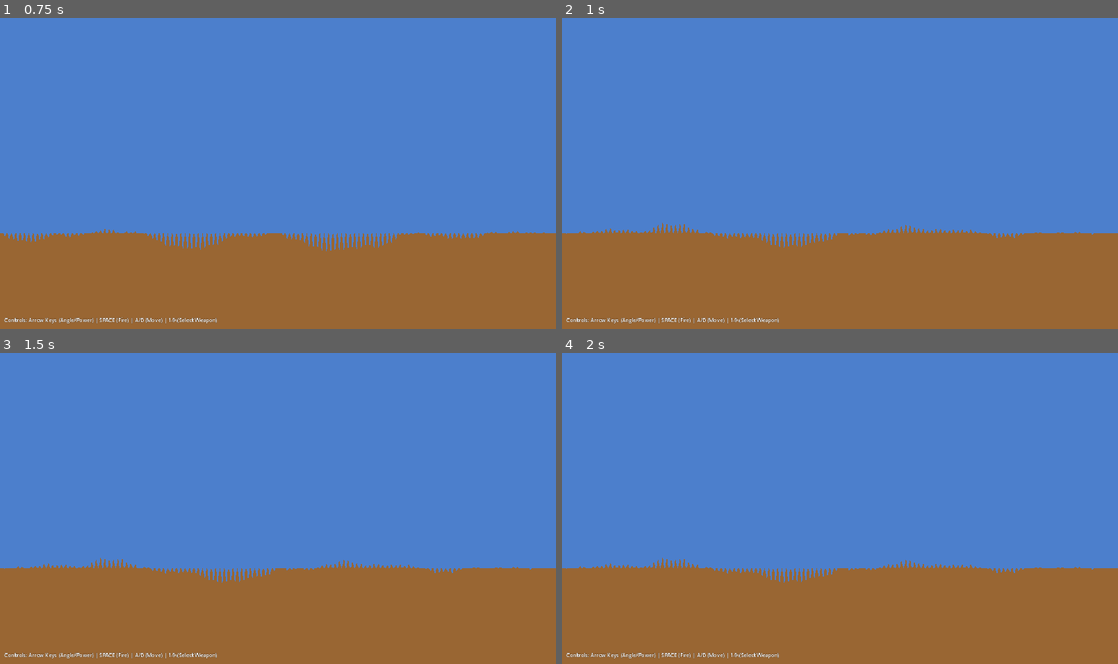
Above: before the commit, frames 1-4 (two rows, left to right).
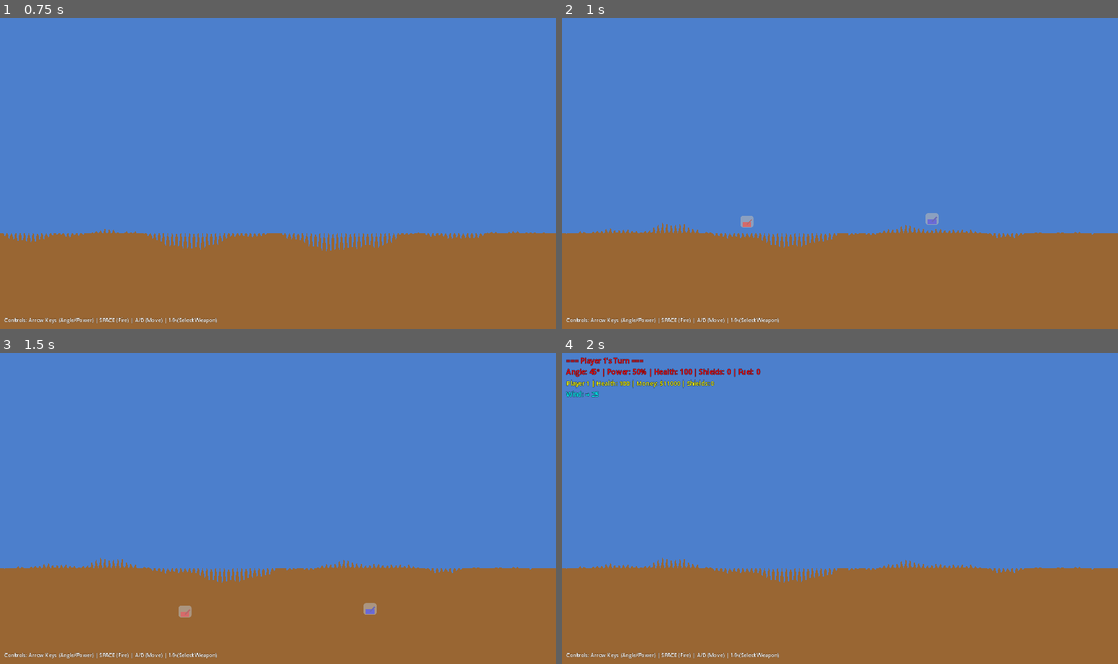
Above: after the commit, the same moments.

Repository: thamam/Games
Game: Godot game, scene res://scenes/Main.tscn
Two runs of this game, one before a commit and one after it. Both use one fixed random seed, a clock stepped at 60 frames per second and the inputs below.
Inputs:
- Up to frame 1 (0.75 s): tap Enter at 0.5 s; hold D (move_right) from 0.53 s (still down); tap Space (fire) at 0.6 s
- Up to frame 2 (1 s): keep holding D (move_right); tap Up (ui_up) at 0.77 s
- Up to frame 3 (1.5 s): keep holding D (move_right); tap Space (fire) at 1.35 s
- Up to frame 4 (2 s): keep holding D (move_right); tap Up (ui_up) at 1.52 s

Frame 1 is identical in both runs. In frame 2, 0.2% of the frame differs, in the area x 32-68%, y 62-68%; in frame 3, 0.2%; in frame 4, 1.0%, in the area x 0-36%, y 1-15%.
Error before the commit: Invalid type in function 'setup_new_game' in base 'Node (GameManager)'. The array of argument 2 (Array) does not have the same element type as the expected typ…

Commit message:
Fix Godot 4.5 runtime errors in Scorched Earth game
Resolved critical runtime issues preventing gameplay:

Issue 1: Tank Health Property Access
- Fixed Main.gd lines 245, 262: current_health → get_health()
- Fixed Projectile.gd line 184: current_health → get_health()
- Rationale: Tank follows single-source-of-truth pattern with
  GameManager storing health, Tank provides get_health() method

Issue 2: Static Method Instantiation
- Fixed Weapon.gd: Removed typed return hints (lines 55, 73)
- Updated all 13 static weapon creation functions to use
  load("res://scripts/Weapon.gd").new() pattern
- Rationale: Godot 4.5 static methods can't resolve class_name
  identifiers for instantiation

Issue 3: Inner Class Syntax and Scoping
- Fixed Projectile.gd inner classes (MissileProjectile,
  HeavyMissileProjectile, NukeProjectile, MIRVProjectile)
- Changed class declarations to single-line format with colon
- Properly indented all methods and variables within classes
- Fixed MIRVProjectile to use load() pattern for Projectile.new()

Issue 4: Circular Dependency with Tank Type
- Fixed Projectile.gd line 134: Changed "is Tank" to duck typing
  using has_method("get_health")
- Avoids circular dependency between Tank and Projectile scripts

All fixes follow commit b0ddcca patterns for Godot 4.5 compatibility.
Game now runs successfully with no script errors.

🤖 Generated with [Claude Code](https://claude.com/claude-code)

Co-Authored-By: Claude <noreply@anthropic.com>

Diff:
--- a/Scorch/ScorchedEarth/scripts/Main.gd
+++ b/Scorch/ScorchedEarth/scripts/Main.gd
@@ -99,7 +99,7 @@
 	terrain.generate_terrain(randi())
 
 	# Setup game with 2 players (1 human, 1 AI)
-	var ai_players = [{"level": 1}]  # One medium AI
+	var ai_players: Array[Dictionary] = [{"level": 1}]  # One medium AI
 	game_manager.setup_new_game(2, ai_players)
 
 	# Spawn tanks
@@ -242,7 +242,7 @@
 		wind_indicator.text = "Wind: %s %.0f" % [wind_str, abs(wind.x)]
 
 		# Tank status
-		if current_tank and current_tank.current_health > 0:
+		if current_tank and current_tank.get_health() > 0:
 			var status = current_tank.get_status_text()
 			# Update angle/power display
 			if status_label:
@@ -259,7 +259,7 @@
 		var player = game_manager.get_current_player()
 
 		if not player.is_empty() and not player.is_ai:
-			if current_tank and current_tank.current_health > 0:
+			if current_tank and current_tank.get_health() > 0:
 				current_tank.handle_input(get_process_delta_time())
 
 				# Weapon selection
--- a/Scorch/ScorchedEarth/scripts/Projectile.gd
+++ b/Scorch/ScorchedEarth/scripts/Projectile.gd
@@ -130,8 +130,8 @@
 	"""Handle collision with objects"""
 	var collider = collision.get_collider()
 
-	# Check if hit tank
-	if collider is Tank:
+	# Check if hit tank (duck typing to avoid circular dependency)
+	if collider and collider.has_method("get_health"):
 		explode()
 		hit_tank.emit(collider)
 		return
@@ -181,7 +181,7 @@
 
 	for i in range(game_manager.tanks.size()):
 		var tank = game_manager.tanks[i]
-		if not tank or tank.current_health <= 0:
+		if not tank or tank.get_health() <= 0:
 			continue
 
 		var distance = global_position.distance_to(tank.global_position)
@@ -234,112 +234,107 @@
 
 ## Specific weapon types
 
-class MissileProjectile
-extends Projectile
-
-func _init() -> void:
-	damage = 30
-	explosion_radius = 30.0
-	projectile_color = Color.YELLOW
-
-
-class HeavyMissileProjectile
-extends Projectile
-
-func _init() -> void:
-	damage = 70
-	explosion_radius = 50.0
-	projectile_color = Color.ORANGE
-
-
-class NukeProjectile
-extends Projectile
-
-func _init() -> void:
-	damage = 120
-	explosion_radius = 100.0
-	projectile_color = Color.RED
-
-func create_explosion_effect() -> void:
-	"""Enhanced explosion for nuke"""
-	super.create_explosion_effect()
-
-	# Additional shockwave - detached from projectile lifecycle
-	if terrain:
-		var shockwave_timer = Timer.new()
-		shockwave_timer.wait_time = 0.1
-		shockwave_timer.one_shot = false
-
-		var shockwaves_done = 0
-		var shockwave_pos = global_position
-		var saved_terrain = terrain
-		var saved_radius = explosion_radius
-
-		shockwave_timer.timeout.connect(func():
-			shockwaves_done += 1
-			if not is_instance_valid(saved_terrain) or shockwaves_done > 3:
-				shockwave_timer.queue_free()
-				return
-
-			var wave_radius = saved_radius * (1.0 + shockwaves_done * 0.3)
-			saved_terrain.destroy_terrain(shockwave_pos, wave_radius * 0.3, false)
-		)
-
-		get_tree().root.add_child(shockwave_timer)
-		shockwave_timer.start()
-
-
-class MIRVProjectile
-extends Projectile
-
-var split_into_submunitions: bool = false
-var submunition_count: int = 5
-var apex_reached: bool = false
-var apex_height: float = 0.0
-
-func _init() -> void:
-	damage = 20  # Each submunition
-	explosion_radius = 25.0
-	projectile_color = Color.CYAN
-
-func _physics_process(delta: float) -> void:
-	super._physics_process(delta)
-
-	# Check if reached apex (velocity becomes downward)
-	if not apex_reached and velocity.y > 0:
-		apex_reached = true
-		split_mirv()
-
-func split_mirv() -> void:
-	"""Split into multiple independent warheads"""
-	if split_into_submunitions or has_exploded:
-		return
-
-	split_into_submunitions = true
-	print("MIRV splitting into %d warheads!" % submunition_count)
-
-	# Create submunitions
-	for i in range(submunition_count):
-		var submunition = Projectile.new()
-		submunition.damage = damage
-		submunition.explosion_radius = explosion_radius
-		submunition.projectile_color = projectile_color
-
-		# Spread submunitions
-		var spread_angle = -60 + (i * 120.0 / submunition_count)
-		var spread_velocity = Vector2(
-			cos(deg_to_rad(spread_angle)),
-			sin(deg_to_rad(spread_angle))
-		) * 150
-
-		get_parent().add_child(submunition)
-		submunition.initialize(
-			global_position,
-			velocity * 0.3 + spread_velocity,
-			fired_by_player,
-			game_manager,
-			terrain
-		)
-
-	# Remove parent projectile
-	queue_free()
+class MissileProjectile extends Projectile:
+	func _init() -> void:
+		damage = 30
+		explosion_radius = 30.0
+		projectile_color = Color.YELLOW
+
+
+class HeavyMissileProjectile extends Projectile:
+	func _init() -> void:
+		damage = 70
+		explosion_radius = 50.0
+		projectile_color = Color.ORANGE
+
+
+class NukeProjectile extends Projectile:
+
+	func _init() -> void:
+		damage = 120
+		explosion_radius = 100.0
+		projectile_color = Color.RED
+
+	func create_explosion_effect() -> void:
+		"""Enhanced explosion for nuke"""
+		super.create_explosion_effect()
+
+		# Additional shockwave - detached from projectile lifecycle
+		if terrain:
+			var shockwave_timer = Timer.new()
+			shockwave_timer.wait_time = 0.1
+			shockwave_timer.one_shot = false
+
+			var shockwaves_done = 0
+			var shockwave_pos = global_position
+			var saved_terrain = terrain
+			var saved_radius = explosion_radius
+
+			shockwave_timer.timeout.connect(func():
+				shockwaves_done += 1
+				if not is_instance_valid(saved_terrain) or shockwaves_done > 3:
+					shockwave_timer.queue_free()
+					return
+
+				var wave_radius = saved_radius * (1.0 + shockwaves_done * 0.3)
+				saved_terrain.destroy_terrain(shockwave_pos, wave_radius * 0.3, false)
+			)
+
+			get_tree().root.add_child(shockwave_timer)
+			shockwave_timer.start()
+
+
+class MIRVProjectile extends Projectile:
+
+	var split_into_submunitions: bool = false
+	var submunition_count: int = 5
+	var apex_reached: bool = false
+	var apex_height: float = 0.0
+
+	func _init() -> void:
+		damage = 20  # Each submunition
+		explosion_radius = 25.0
+		projectile_color = Color.CYAN
+
+	func _physics_process(delta: float) -> void:
+		super._physics_process(delta)
+
+		# Check if reached apex (velocity becomes downward)
+		if not apex_reached and velocity.y > 0:
+			apex_reached = true
+			split_mirv()
+
+	func split_mirv() -> void:
+		"""Split into multiple independent warheads"""
+		if split_into_submunitions or has_exploded:
+			return
+
+		split_into_submunitions = true
+		print("MIRV splitting into %d warheads!" % submunition_count)
+
+		# Create submunitions
+		var ProjectileScript = load("res://scripts/Projectile.gd")
+		for i in range(submunition_count):
+			var submunition = ProjectileScript.new()
+			submunition.damage = damage
+			submunition.explosion_radius = explosion_radius
+			submunition.projectile_color = projectile_color
+
+			# Spread submunitions
+			var spread_angle = -60 + (i * 120.0 / submunition_count)
+			var spread_velocity = Vector2(
+				cos(deg_to_rad(spread_angle)),
+				sin(deg_to_rad(spread_angle))
+			) * 150
+
+			get_parent().add_child(submunition)
+			submunition.initialize(
+				global_position,
+				velocity * 0.3 + spread_velocity,
+				fired_by_player,
+				game_manager,
+				terrain
+			)
+
+		# Remove parent projectile
+		queue_free()
--- a/Scorch/ScorchedEarth/scripts/Weapon.gd
+++ b/Scorch/ScorchedEarth/scripts/Weapon.gd
@@ -52,7 +52,7 @@
 
 ## Weapon Database - Static weapon definitions
 
-static func get_all_weapons() -> Array[Weapon]:
+static func get_all_weapons() -> Array:
 	"""Get all available weapons"""
 	return [
 		create_baby_missile(),
@@ -70,7 +70,7 @@
 		create_dirt_charge(),
 	]
 
-static func get_weapon_by_id(id: String) -> Weapon:
+static func get_weapon_by_id(id: String):
 	"""Get weapon by ID"""
 	var weapons = get_all_weapons()
 	for weapon in weapons:
@@ -80,8 +80,9 @@
 
 ## Individual Weapon Definitions
 
-static func create_baby_missile() -> Weapon:
-	var w = Weapon.new()
+static func create_baby_missile():
+	var WeaponScript = load("res://scripts/Weapon.gd")
+	var w = WeaponScript.new()
 	w.weapon_id = "baby_missile"
 	w.weapon_name = "Baby Missile"
 	w.description = "Small, cheap projectile"
@@ -91,8 +92,9 @@
 	w.icon_color = Color.YELLOW
 	return w
 
-static func create_missile() -> Weapon:
-	var w = Weapon.new()
+static func create_missile():
+	var WeaponScript = load("res://scripts/Weapon.gd")
+	var w = WeaponScript.new()
 	w.weapon_id = "missile"
 	w.weapon_name = "Missile"
 	w.description = "Standard projectile"
@@ -102,8 +104,9 @@
 	w.icon_color = Color.ORANGE
 	return w
 
-static func create_heavy_missile() -> Weapon:
-	var w = Weapon.new()
+static func create_heavy_missile():
+	var WeaponScript = load("res://scripts/Weapon.gd")
+	var w = WeaponScript.new()
 	w.weapon_id = "heavy_missile"
 	w.weapon_name = "Heavy Missile"
 	w.description = "Large explosive"
@@ -113,8 +116,9 @@
 	w.icon_color = Color.DARK_ORANGE
 	return w
 
-static func create_baby_nuke() -> Weapon:
-	var w = Weapon.new()
+static func create_baby_nuke():
+	var WeaponScript = load("res://scripts/Weapon.gd")
+	var w = WeaponScript.new()
 	w.weapon_id = "baby_nuke"
 	w.weapon_name = "Baby Nuke"
 	w.description = "Medium nuclear weapon"
@@ -124,8 +128,9 @@
 	w.icon_color = Color.RED
 	return w
 
-static func create_nuke() -> Weapon:
-	var w = Weapon.new()
+static func create_nuke():
+	var WeaponScript = load("res://scripts/Weapon.gd")
+	var w = WeaponScript.new()
 	w.weapon_id = "nuke"
 	w.weapon_name = "Nuke"
 	w.description = "Massive destruction"
@@ -135,8 +140,9 @@
 	w.icon_color = Color.DARK_RED
 	return w
 
-static func create_mirv() -> Weapon:
-	var w = Weapon.new()
+static func create_mirv():
+	var WeaponScript = load("res://scripts/Weapon.gd")
+	var w = WeaponScript.new()
 	w.weapon_id = "mirv"
 	w.weapon_name = "MIRV"
 	w.description = "Splits into 5 warheads"
@@ -148,8 +154,9 @@
 	w.icon_color = Color.CYAN
 	return w
 
-static func create_funky_bomb() -> Weapon:
-	var w = Weapon.new()
+static func create_funky_bomb():
+	var WeaponScript = load("res://scripts/Weapon.gd")
+	var w = WeaponScript.new()
 	w.weapon_id = "funky_bomb"
 	w.weapon_name = "Funky Bomb"
 	w.description = "Chaotic cluster bomb"
@@ -161,8 +168,9 @@
 	w.icon_color = Color.MAGENTA
 	return w
 
-static func create_napalm() -> Weapon:
-	var w = Weapon.new()
+static func create_napalm():
+	var WeaponScript = load("res://scripts/Weapon.gd")
+	var w = WeaponScript.new()
 	w.weapon_id = "napalm"
 	w.weapon_name = "Napalm"
 	w.description = "Incendiary bouncing weapon"
@@ -174,8 +182,9 @@
 	w.icon_color = Color(1.0, 0.5, 0.0)
 	return w
 
-static func create_roller() -> Weapon:
-	var w = Weapon.new()
+static func create_roller():
+	var WeaponScript = load("res://scripts/Weapon.gd")
+	var w = WeaponScript.new()
 	w.weapon_id = "roller"
 	w.weapon_name = "Roller"
 	w.description = "Rolls down slopes"
@@ -188,8 +197,9 @@
 	w.icon_color = Color.GREEN
 	return w
 
-static func create_leapfrog() -> Weapon:
-	var w = Weapon.new()
+static func create_leapfrog():
+	var WeaponScript = load("res://scripts/Weapon.gd")
+	var w = WeaponScript.new()
 	w.weapon_id = "leapfrog"
 	w.weapon_name = "Leapfrog"
 	w.description = "Multiple bounces before detonation"
@@ -201,8 +211,9 @@
 	w.icon_color = Color.LIME
 	return w
 
-static func create_dirt_ball() -> Weapon:
-	var w = Weapon.new()
+static func create_dirt_ball():
+	var WeaponScript = load("res://scripts/Weapon.gd")
+	var w = WeaponScript.new()
 	w.weapon_id = "dirt_ball"
 	w.weapon_name = "Dirt Ball"
 	w.description = "Adds terrain"
@@ -214,8 +225,9 @@
 	w.icon_color = Color.BROWN
 	return w
 
-static func create_dirt_slapper() -> Weapon:
-	var w = Weapon.new()
+static func create_dirt_slapper():
+	var WeaponScript = load("res://scripts/Weapon.gd")
+	var w = WeaponScript.new()
 	w.weapon_id = "dirt_slapper"
 	w.weapon_name = "Dirt Slapper"
 	w.description = "Large dirt deposit"
@@ -227,8 +239,9 @@
 	w.icon_color = Color.SADDLE_BROWN
 	return w
 
-static func create_dirt_charge() -> Weapon:
-	var w = Weapon.new()
+static func create_dirt_charge():
+	var WeaponScript = load("res://scripts/Weapon.gd")
+	var w = WeaponScript.new()
 	w.weapon_id = "dirt_charge"
 	w.weapon_name = "Dirt Charge"
 	w.description = "Removes terrain"
